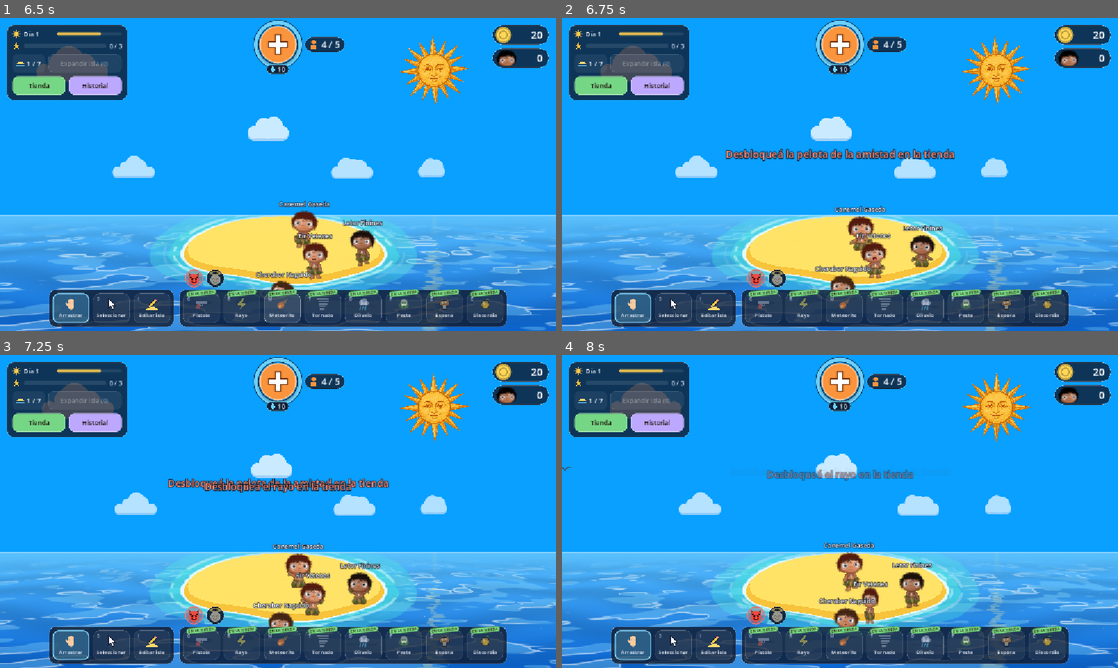
Above: before the commit, frames 1-4 (two rows, left to right).
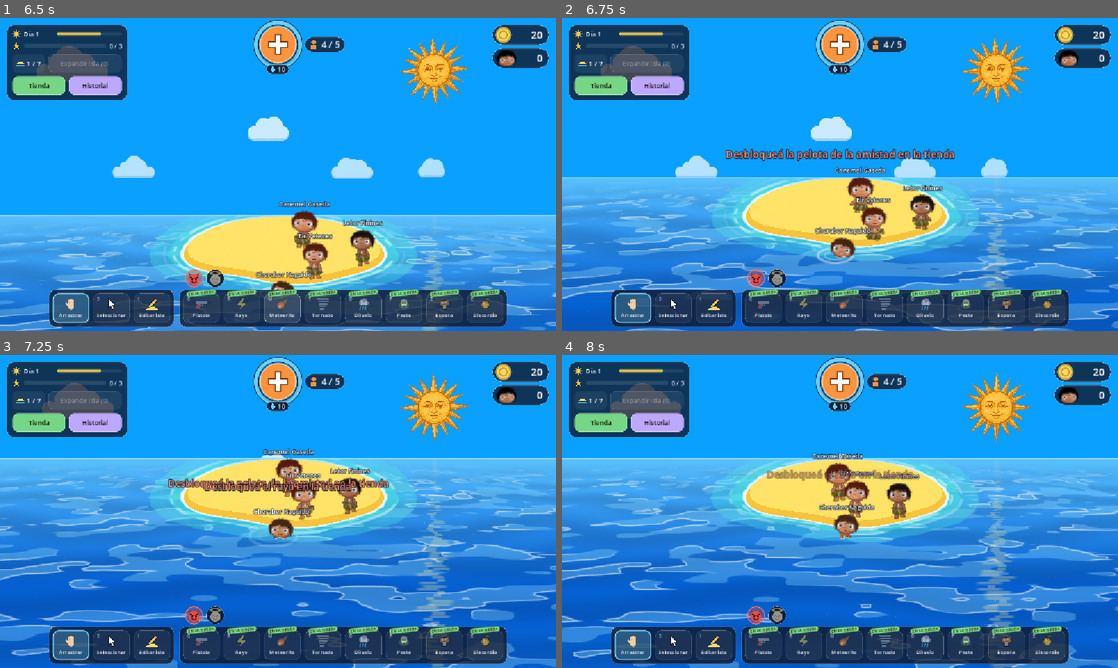
Above: after the commit, the same moments.

Repository: JuliFlorez/godlings
Game: Godot game, scene res://world/world.tscn
The game is run twice, just before and just after one commit, with the same random seed, the same clock (stepped at 60 frames per second) and the same inputs. Sound files missing from this copy of the repository are replaced by a short silence.
Inputs (mouse positions are in pixels of both pictures, inside the frame that each line leads up to):
- Up to frame 1 (6.5 s): click "Jugar" at 0.5 s; tap Enter at 1.25 s; move the mouse to (400, 158) at 1.27 s; hold Right 1.28-2 s; tap 0 at 1.35, 3.6 s; click (400, 158) at 1.42 s; tap R at 1.55, 3.8 s; drag from (166, 190) to (250, 237) at 2.02 s; click "Nueva partida" at 2.75 s; move the mouse to (333, 105) at 3.52 s; hold Right 3.53-4.25 s; click (333, 105) at 3.67 s; drag from (344, 249) to (111, 127) at 4.27 s; drag from (261, 268) to (305, 174) at 5.02 s; drag from (266, 240) to (278, 312) at 5.77 s
- Up to frame 2 (6.75 s): move the mouse to (878, 262) at 6.52 s; hold Down from 6.53 s (still down); tap B at 6.6 s; click (878, 262) at 6.67 s
- Up to frame 3 (7.25 s): keep holding Down; tap R at 6.8 s
- Up to frame 4 (8 s): release Down at 7.25 s; drag from (756, 433) to (728, 527) at 7.27 s

Frame 1 is identical in both runs. In frame 2, 33% of the frame differs, in the area x 0-100%, y 47-100%; in frame 3, 55%; in frame 4, 55%, in the area x 0-100%, y 31-100%.

Commit message:
Move the camera with the arrow keys, a bit past the zoom limits
The arrow keys now pan the view (smooth start and stop), with or without
zoom, and the view can go a margin past the old limits to the sides and
downwards; the horizon still never drops below its place. Dragging with
the middle mouse button uses the same limits, so it also works unzoomed.
The arrows are ignored while typing a name. The 0 key now also recenters
the view.

Co-Authored-By: Claude Opus 5.5 <noreply@anthropic.com>
Claude-Session: https://claude.ai/code/session_014VixDRQpF9tX55tq29X2wH

Diff:
--- a/world/world.gd
+++ b/world/world.gd
@@ -121,18 +121,27 @@
 		$Sky.lift = lift
 
 ## Zoom (rueda del mouse, + y -, o 0 para volver): agranda o achica el mundo hacia donde
-## está el mouse, y de cerca se puede correr la vista arrastrando con la rueda apretada.
+## está el mouse. La vista se corre con las flechas o arrastrando con la rueda apretada,
+## con o sin zoom: hasta un poco más allá de lo que se ve normalmente (ver PAN_MARGIN).
 ## El horizonte nunca baja de donde está (ahí el cielo, que está en su propia capa, se
-## junta con el mar): alejándose se queda fijo, y de cerca solo puede subir. Solo jugando.
+## junta con el mar): para arriba se puede volver hasta ahí y no más. 0 también centra la
+## vista. Solo jugando.
 const ZOOM_MIN := 0.6
 const ZOOM_MAX := 1.5
 const ZOOM_STEP := 1.12          # Cada paso de la rueda
 const ZOOM_SMOOTH := 12.0
+## Cuánto más allá de lo de siempre se puede correr la vista, en parte de la pantalla (de
+## mundo: lo mismo con cualquier zoom). Para los costados y para abajo; el mar alcanza.
+const PAN_MARGIN := Vector2(0.35, 0.3)
+const PAN_SPEED := 650.0         # Con las flechas (px de pantalla por segundo)
+const PAN_SMOOTH := 10.0         # Qué tan rápido arranca y frena
 var zoom := 1.0
 var _zoom_target := 1.0
 var _zoom_anchor := Vector2.ZERO # Punto de la pantalla que se queda quieto al hacer zoom
 var _view := Vector2.ZERO        # Corrimiento de la vista (px de pantalla)
 var _panning := false
+var _pan_vel := Vector2.ZERO     # Con las flechas (px de pantalla por segundo)
+var _homing := false             # Volviendo al tamaño normal y al centro (tecla 0)
 ## Temblor del meteorito (px de pantalla, ver Meteor).
 var shake := Vector2.ZERO:
 	set(v):
@@ -328,7 +337,9 @@
 func _process(dt: float) -> void:
 	if not playing:
 		return
+	_update_home(dt)
 	_update_zoom(dt)
+	_update_pan(dt)
 	if hud:
 		hud.set_population(alive_villagers(), capacity())
 		hud.faith_rate = _devotion_rate()
@@ -360,6 +371,7 @@
 					get_viewport().set_input_as_handled()
 			MOUSE_BUTTON_MIDDLE:
 				_panning = event.pressed
+				_homing = false
 				get_viewport().set_input_as_handled()
 	elif event is InputEventMouseMotion and _panning:
 		_view = _clamp_view(_view + event.relative, zoom)
@@ -372,7 +384,10 @@
 			KEY_MINUS, KEY_KP_SUBTRACT:
 				_zoom_to(_zoom_target / ZOOM_STEP, mid)
 			KEY_0, KEY_KP_0:
-				_zoom_to(1.0, mid)
+				_zoom_target = 1.0
+				_homing = true
+			KEY_LEFT, KEY_RIGHT, KEY_UP, KEY_DOWN:
+				pass   # Las mira _update_pan mientras estén apretadas
 			_:
 				return
 		get_viewport().set_input_as_handled()
@@ -380,10 +395,42 @@
 func _zoom_to(target: float, anchor: Vector2) -> void:
 	_zoom_target = clampf(target, ZOOM_MIN, ZOOM_MAX)
 	_zoom_anchor = anchor
+	_homing = false
+
+## Tecla 0: vuelve de a poco al tamaño normal y al centro.
+func _update_home(dt: float) -> void:
+	if not _homing:
+		return
+	var k := 1.0 - exp(-ZOOM_SMOOTH * dt)
+	zoom = lerpf(zoom, 1.0, k)
+	_view = _view.lerp(Vector2.ZERO, k)
+	if absf(zoom - 1.0) < 0.001 and _view.length() < 0.5:
+		zoom = 1.0
+		_view = Vector2.ZERO
+		_homing = false
+	_view = _clamp_view(_view, zoom)
+	_apply_view()
+
+## Flechas: corren la vista mientras estén apretadas (arranca y frena suave). No mientras
+## se escribe un nombre (en el carnet, en el cartel de una choza o en la consola).
+func _update_pan(dt: float) -> void:
+	var dir := Vector2.ZERO
+	var focus := get_viewport().gui_get_focus_owner()
+	if not (focus is LineEdit or focus is TextEdit):
+		dir = Vector2(float(Input.is_key_pressed(KEY_RIGHT)) - float(Input.is_key_pressed(KEY_LEFT)),
+				float(Input.is_key_pressed(KEY_DOWN)) - float(Input.is_key_pressed(KEY_UP))).normalized()
+	if dir != Vector2.ZERO:
+		_homing = false
+	_pan_vel = _pan_vel.lerp(dir * PAN_SPEED, 1.0 - exp(-PAN_SMOOTH * dt))
+	if dir == Vector2.ZERO and _pan_vel.length_squared() < 1.0:
+		_pan_vel = Vector2.ZERO
+		return
+	_view = _clamp_view(_view - _pan_vel * dt, zoom)   # La cámara va para un lado y el mundo para el otro
+	_apply_view()
 
 ## Lleva el zoom de a poco al que se pidió, dejando quieto lo que está debajo del mouse.
 func _update_zoom(dt: float) -> void:
-	if is_equal_approx(zoom, _zoom_target):
+	if _homing or is_equal_approx(zoom, _zoom_target):
 		return
 	var world_p := (_zoom_anchor - _view) / zoom
 	zoom = lerpf(zoom, _zoom_target, 1.0 - exp(-ZOOM_SMOOTH * dt))
@@ -393,14 +440,16 @@
 	_apply_view()
 
 ## Para los costados: de cerca, que no se salga de lo que se ve sin zoom; de lejos, que eso
-## quede adentro. Para arriba y abajo: el horizonte nunca más abajo de donde está, y de cerca
-## tampoco más allá del borde de abajo de la pantalla sin zoom.
+## quede adentro; y en los dos casos, hasta PAN_MARGIN más allá. Para arriba y abajo: el
+## horizonte nunca más abajo de donde está, y para abajo hasta PAN_MARGIN más allá del borde
+## de abajo de la pantalla sin zoom.
 func _clamp_view(v: Vector2, z: float) -> Vector2:
 	var size := get_viewport_rect().size
+	var m := size * PAN_MARGIN * z   # El margen es de mundo: en px de pantalla, con el zoom
 	var a := size.x * (1.0 - z)
 	var top: float = $Sky.horizon_y * (1.0 - z)
-	var bottom := size.y * (1.0 - z)
-	return Vector2(clampf(v.x, minf(0.0, a), maxf(0.0, a)), top if bottom > top else clampf(v.y, bottom, top))
+	var bottom := size.y * (1.0 - z) - m.y
+	return Vector2(clampf(v.x, minf(0.0, a) - m.x, maxf(0.0, a) + m.x), top if bottom > top else clampf(v.y, bottom, top))
 
 func _notification(what: int) -> void:
 	# Al cerrar la ventana (y desde "Salir del juego", que manda lo mismo)
